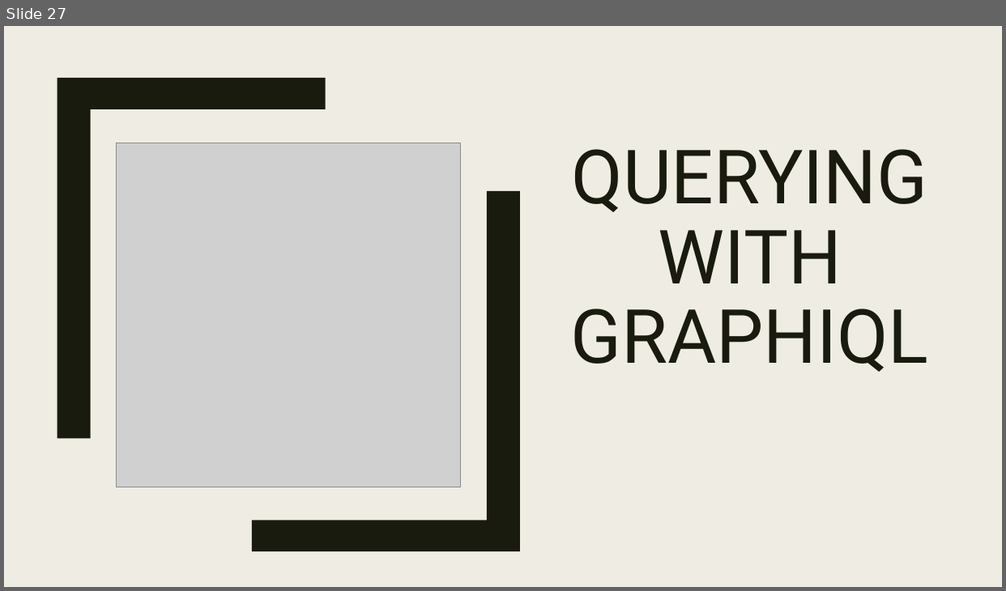
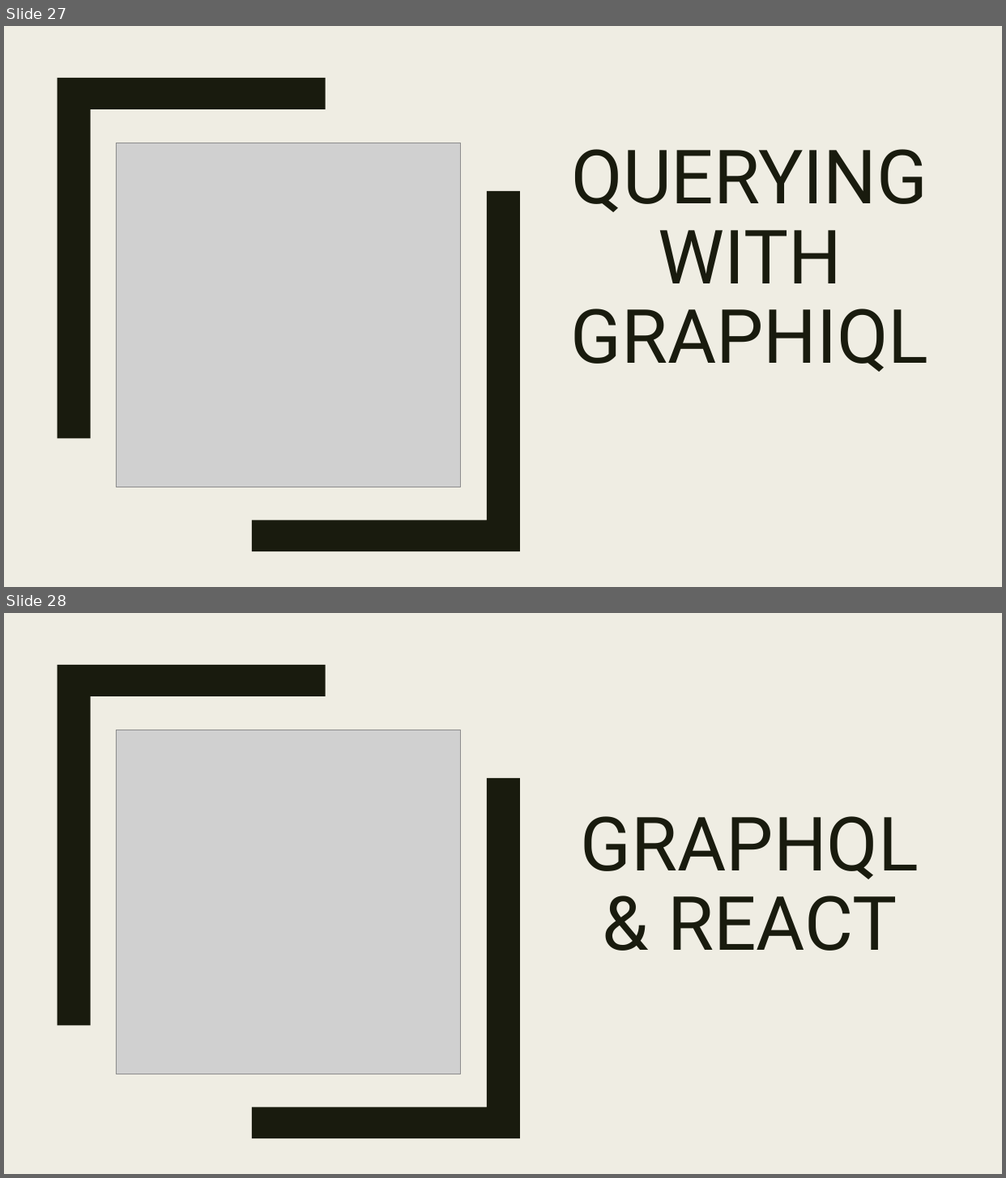
Before and after one commit to leono93/GraphQL_New-Tech, a slide deck: presentation/GraphQL_t7oele00.pptx. Shown one above the other, each under a label of ours: slide 27 before the commit, slides 27 and 28 after it. The pictures are 1006x591 and 1006x1178 pixels, drawn with LibreOffice and Linux fonts; fonts in the diff are those of the drawing; grey boxes stand for pictures. Boxes give left, top, right and bottom in pixels: in the first picture for what was removed or moved away, otherwise in the second. Text is boxed around its words. In the diff, an @@ line names an element or a change of style, - is before the commit and + after.

```diff
--- a/presentation/GraphQL_t7oele00.pptx
+++ b/presentation/GraphQL_t7oele00.pptx
@@ slide 28 added at box(4, 613, 1002, 1174), background #EFEDE3; not listed: 1 template element that a slide beside it also shows @@
@@ rectangle added at box(4, 613, 1002, 1174), fill #EFEDE3 @@
@@ freeform shape added at box(57, 665, 325, 1025), fill #191B0E @@
@@ picture added at box(117, 730, 461, 1074) @@
@@ freeform shape added at box(252, 778, 520, 1139), fill #191B0E @@
@@ title added at box(581, 816, 918, 951), 72 pt, text #191B0E @@
+GRAPHQL & REACT
```
Also in this commit, not shown: 2 slides changed, 5 other slides added.
